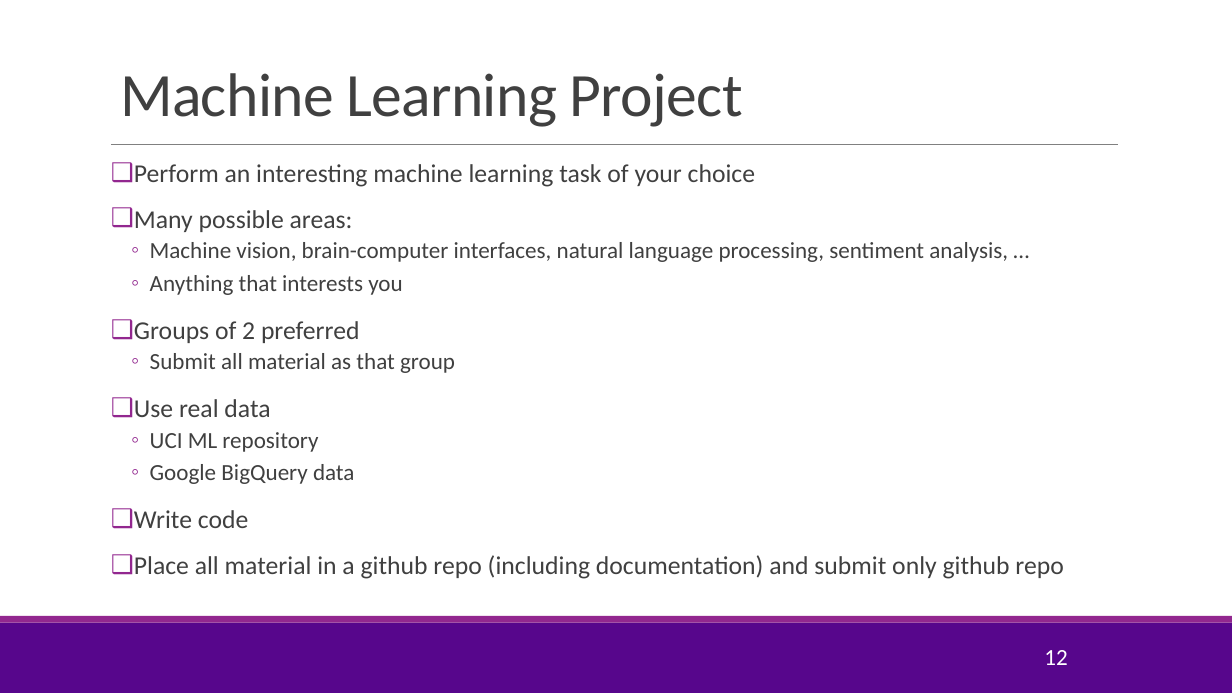
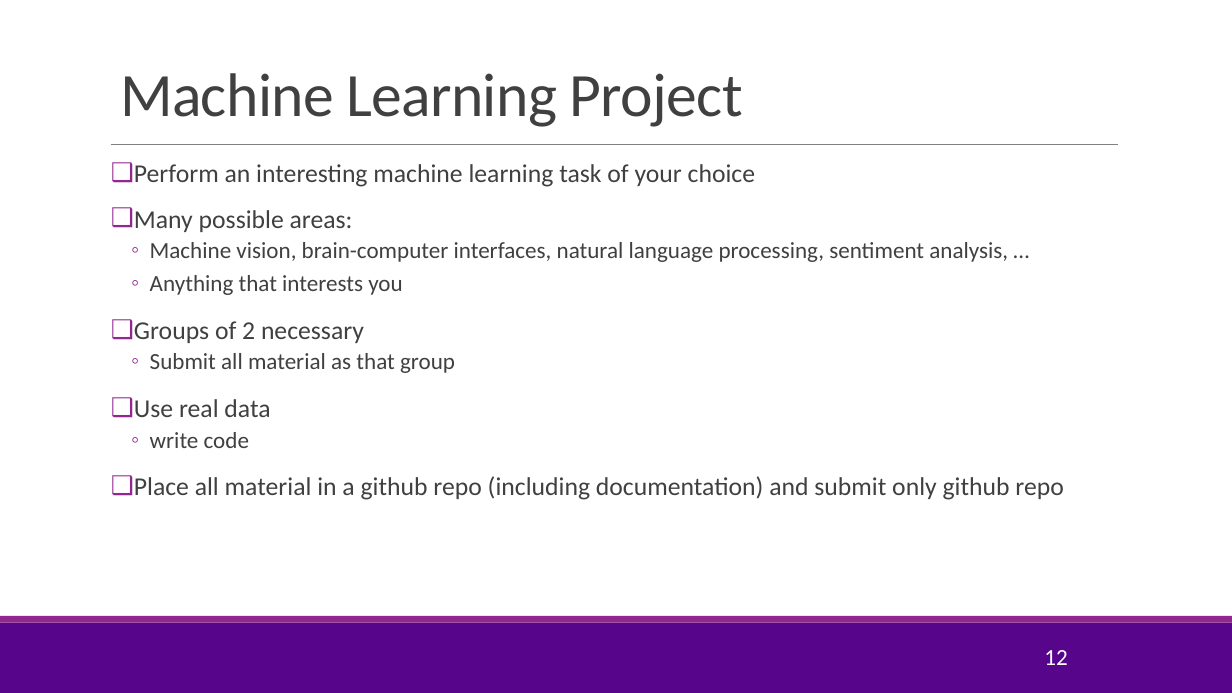
Before and after one commit to sdrangan/introml, a slide deck: slide 12 of lectures/CourseAdmin.pptx. Drawn at 1232x693 pixels with LibreOffice and Linux fonts; fonts in the diff are those of the drawing; background and template pictures are left out. Boxes give left, top, right and bottom in pixels: in the first picture for what was removed or moved away, otherwise in the second. Text is boxed around its words. In the diff, an @@ line names an element or a change of style, - is before the commit and + after.

```diff
--- a/lectures/CourseAdmin.pptx
+++ b/lectures/CourseAdmin.pptx
@@ text at [134,321,364,343]: text changed @@
-❑ Groups of 2 preferred
+❑ Groups of 2 necessary
@@ text at [150,432,249,448]: text changed @@
-  ◦ UCI ML repository
-  ◦ Google BigQuery data
-❑ Write code
+  ◦ write code
```
Also in this commit, not shown: 2 other slides changed, 1 slide added, 1 slide removed, 1 other file.
